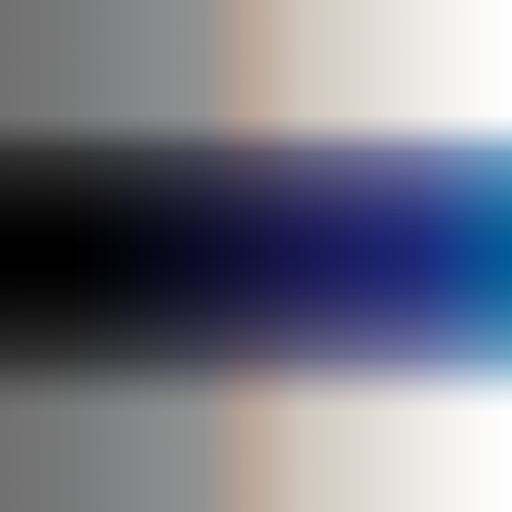
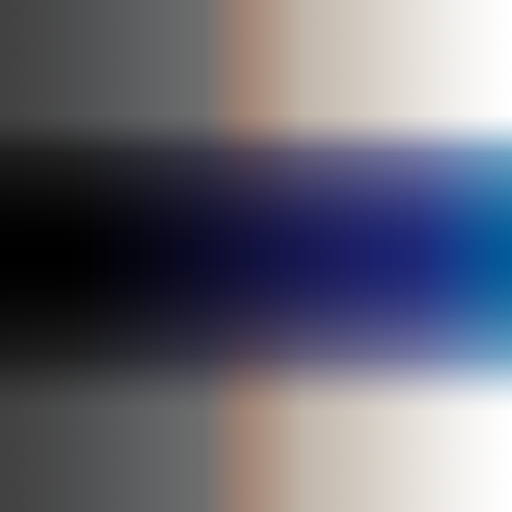
Comparing the layer stacks of the two 512 x 512 images. Changes:
hid "Layer 7" over [left=0, top=0, right=480, bottom=512]
